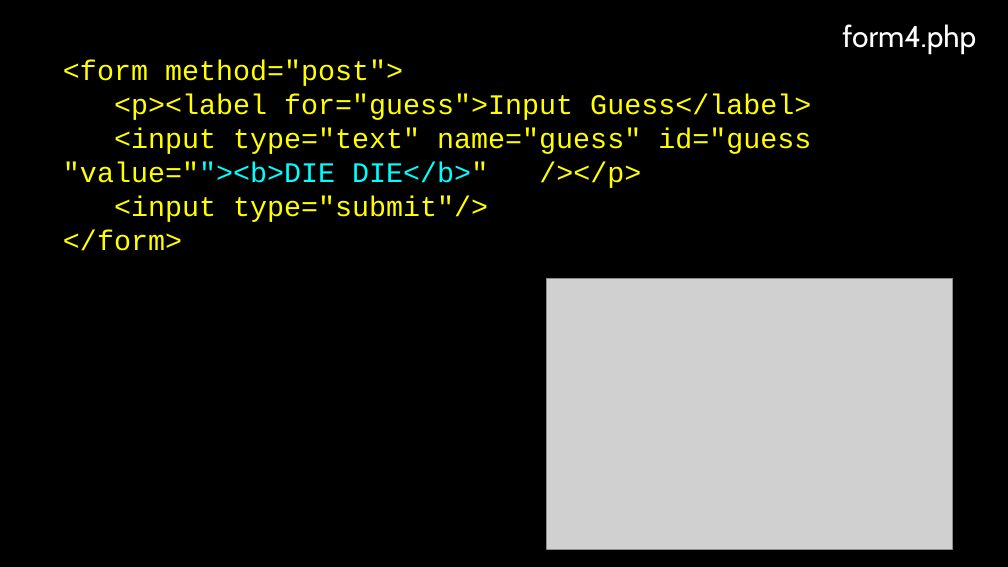
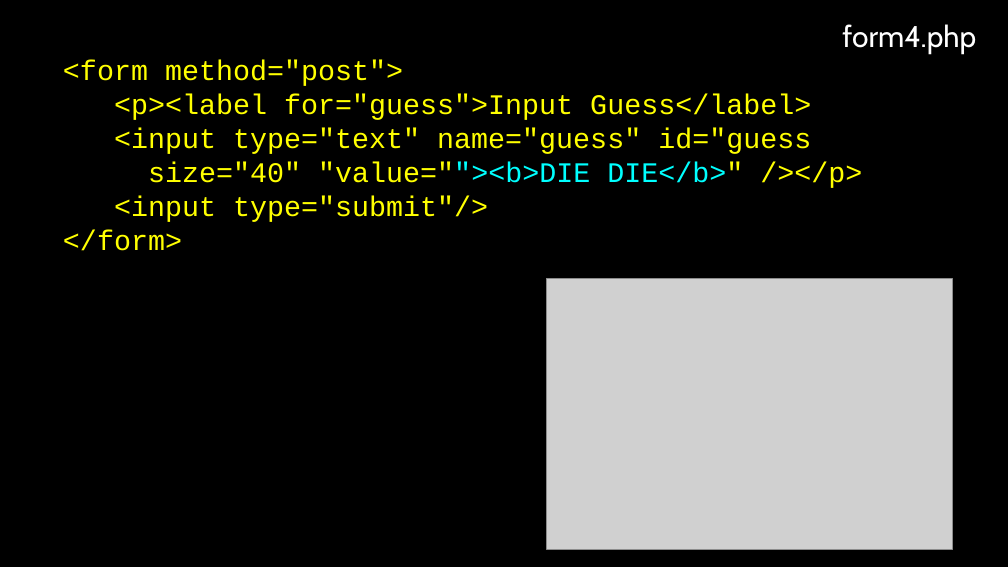
Before and after one commit to csev/wa4e, a slide deck: slide 14 of lectures/PHP-06-Forms.ppt. Drawn at 1008x567 pixels with LibreOffice and Linux fonts; fonts in the diff are those of the drawing; grey boxes stand for pictures. Boxes give left, top, right and bottom in pixels: in the first picture for what was removed or moved away, otherwise in the second. Text is boxed around its words. In the diff, an @@ line names an element or a change of style, - is before the commit and + after.

```diff
--- a/lectures/PHP-06-Forms.ppt
+++ b/lectures/PHP-06-Forms.ppt
@@ text at (114, 128, 862, 188): text changed @@
-<input type="text" name="guess" id="guess "value=""><b>DIE DIE</b>" /></p>
+<input type="text" name="guess" id="guess
+size="40" "value=""><b>DIE DIE</b>" /></p>
```
Also in this commit, not shown: 8 other slides changed, 7 other files.
